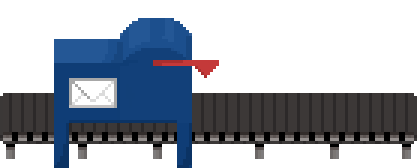
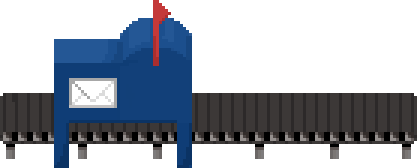
Revision of a layered 417 × 168 image; what changed, layer by layer:
added layer "Layer 3 copy 31" above "Layer 1" over box(3, 132, 414, 141)
added layer "Layer 1" above "Layer 2" over box(3, 93, 414, 144)
added layer "Layer 2" above "Layer 3" over box(3, 93, 414, 144)
added layer "Layer 3" above "Layer 0" over box(153, 0, 171, 66)
renamed "Layer 9" to "Layer 0", painted on it over box(3, 18, 414, 144)
removed layer "Layer 5 copy" over box(69, 18, 192, 144)
removed layer "Layer 7 copy 14" over box(3, 93, 171, 144)
removed layer "Layer 7 copy 13" over box(147, 93, 414, 144)
